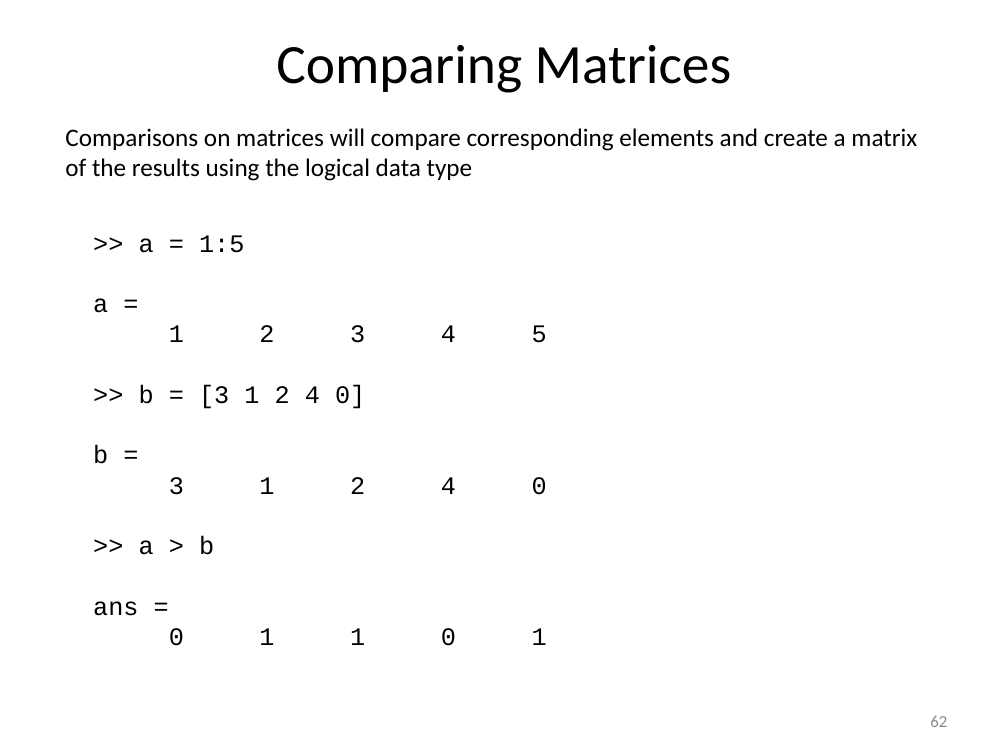
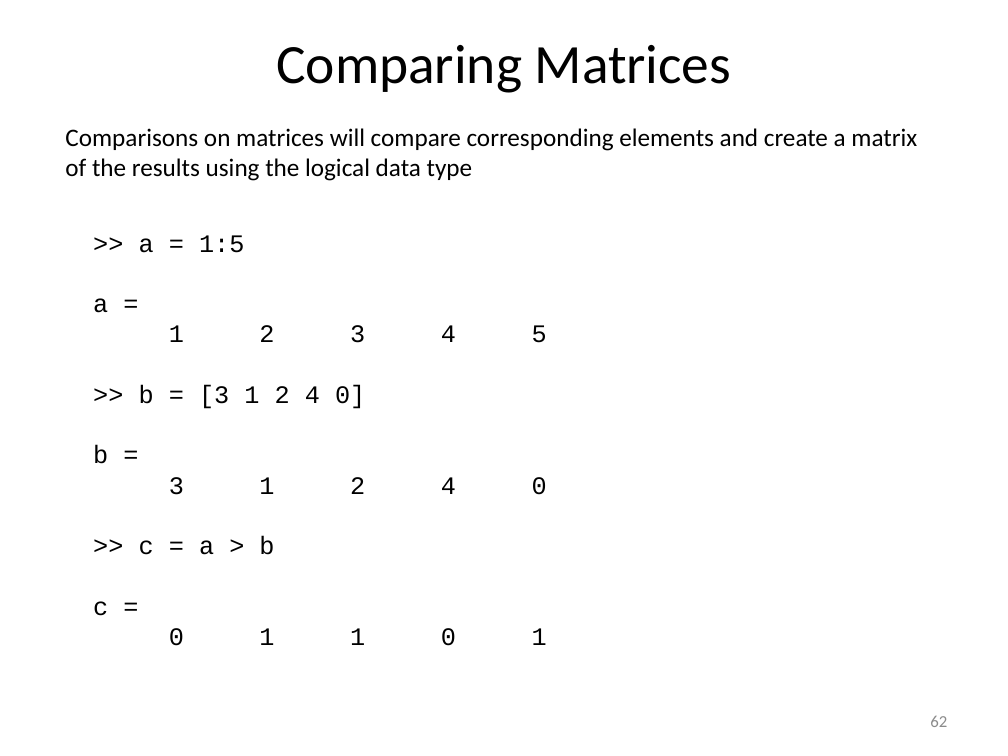
Before and after one commit to louisepb/MatlabBasicCourse, a slide deck: slide 62 of Introduction to MATLAB for Engineers.pptx. Drawn at 1008x756 pixels with LibreOffice and Linux fonts; fonts in the diff are those of the drawing. Boxes give left, top, right and bottom in pixels: in the first picture for what was removed or moved away, otherwise in the second. Text is boxed around its words. In the diff, an @@ line names an element or a change of style, - is before the commit and + after.

```diff
--- a/Introduction to MATLAB for Engineers.pptx
+++ b/Introduction to MATLAB for Engineers.pptx
@@ text at <box>93,536,274,616</box>: text changed @@
->> a > b
-ans =
+>> c = a > b
+c =
```
Also in this commit, not shown: 2 other slides changed.
